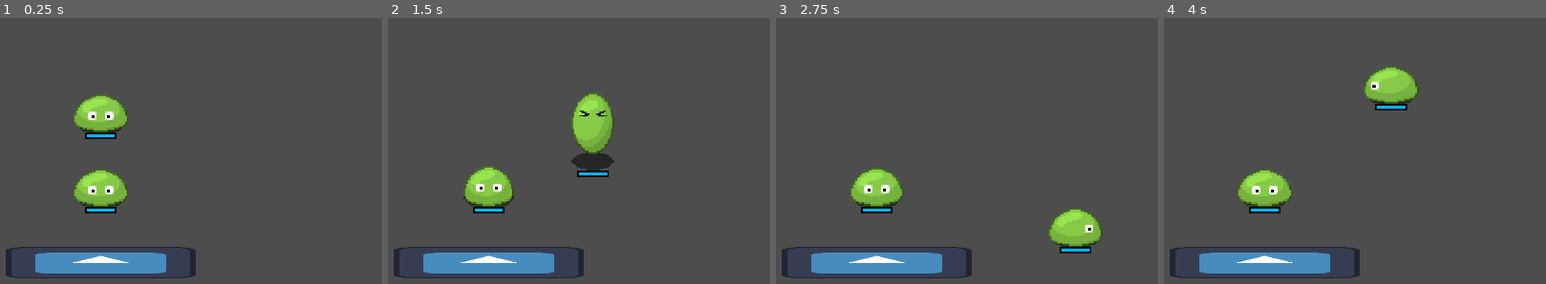
Above: before the commit, frames 1-4 (left to right).
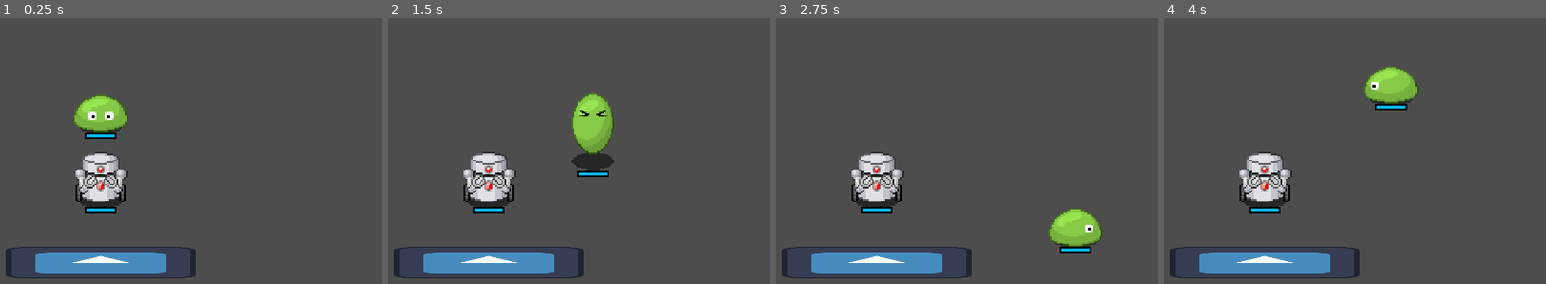
Above: after the commit, the same moments.

Repository: EthanLac13/monsters_vs_machines
Game: Godot game, scene res://scenes/MainScene.tscn
Two runs of this game, one before a commit and one after it. Both use one fixed random seed, a clock stepped at 60 frames per second and the inputs below. The engine's default icon, where the game draws it, is replaced by a stand-in: a white triangle on a blue panel in a dark square.
Inputs:
- Up to frame 1 (0.25 s): no input
- Up to frame 2 (1.5 s): hold Right (InputRight) 0.53-1.28 s; tap Q (UseMove1) at 0.6 s; hold Down (InputDown) from 1.28 s (still down); tap W (UseMove2) at 1.35 s
- Up to frame 3 (2.75 s): release Down (InputDown) at 2.03 s; hold Right (InputRight) from 2.03 s (still down); tap Q (UseMove1) at 2.1 s
- Up to frame 4 (4 s): release Right (InputRight) at 2.78 s; hold Up (InputUp) 2.78-3.53 s; tap W (UseMove2) at 2.85 s; hold Left (InputLeft) from 3.53 s (still down); tap Q (UseMove1) at 3.6 s

The runs differ from the first frame. In frame 1, 2.3% of the frame differs, in the area x 19-34%, y 50-71%; in frame 2, 2.3%; in frame 3, 2.3%; in frame 4, 2.3%.

Commit message:
Worked on animation switching

Diff:
--- a/scenes/EntityTest.tscn
+++ b/scenes/EntityTest.tscn
@@ -22,10 +22,9 @@
 bg_color = Color(1, 1, 1, 1)
 corner_detail = 1
 
-[node name="EntityTest" type="Node2D" unique_id=979850551 node_paths=PackedStringArray("animation_object", "collision_area", "wall_collider")]
+[node name="EntityTest" type="Node2D" unique_id=979850551 node_paths=PackedStringArray("collision_area", "wall_collider")]
 y_sort_enabled = true
 script = ExtResource("1_3uif4")
-animation_object = NodePath("NewAnimTestScene")
 collision_area = NodePath("CollisionParent/CollisionArea")
 wall_collider = NodePath("CollisionParent/WallCollider")
 
--- a/scenes/characters/enemies/sentry_droid/EnemySentryDroid.tscn
+++ b/scenes/characters/enemies/sentry_droid/EnemySentryDroid.tscn
@@ -769,6 +769,7 @@
 [node name="DownParent" type="Node2D" parent="." unique_id=767689334]
 
 [node name="Body" type="Sprite2D" parent="DownParent" unique_id=809420502]
+z_index = 1
 position = Vector2(0, -9)
 texture = ExtResource("2_s6d0t")
 
@@ -853,6 +854,7 @@
 visible = false
 
 [node name="Body" type="Sprite2D" parent="RightParent" unique_id=254515238]
+z_index = 1
 position = Vector2(0, -9)
 texture = ExtResource("2_s6d0t")
 
@@ -904,7 +906,7 @@
 visible = false
 
 [node name="Body" type="Sprite2D" parent="UpParent" unique_id=1125719956]
-z_index = 1
+z_index = 2
 position = Vector2(0, -9)
 texture = ExtResource("2_s6d0t")
 
@@ -983,6 +985,7 @@
 visible = false
 
 [node name="Body" type="Sprite2D" parent="LeftParent" unique_id=582682702]
+z_index = 1
 position = Vector2(0, -9)
 texture = ExtResource("2_s6d0t")
 
--- a/scenes/characters/new_anim_test_scene.gd
+++ b/scenes/characters/new_anim_test_scene.gd
@@ -26,11 +26,23 @@
 
 func _ready() -> void:
 	anim_object = $AnimObject
-	animation_map = $AnimObject.animation_map
-	next_animation_map = $AnimObject.next_animation_map
+	animation_map = anim_object.animation_map
+	next_animation_map = anim_object.next_animation_map
 
-	anim_player = $AnimObject.get_node("AnimationPlayer")
+	set_anim_player()
+
+func set_anim_object(anim_object_string: String):
+	anim_object = load(anim_object_string).instantiate()
+	animation_map = anim_object.animation_map
+	next_animation_map = anim_object.next_animation_map
+
+	set_anim_player()
+
+func set_anim_player():
+	anim_player = anim_object.get_node("AnimationPlayer")
 	anim_player.animation_finished.connect(_on_animation_finished)
+	animation_map = anim_object.animation_map
+	next_animation_map = anim_object.next_animation_map
 
 func change_animation(new_anim: String, anim_dir: int = -1):
 	# Reset the current animation
--- a/scenes/entity_test.gd
+++ b/scenes/entity_test.gd
@@ -4,7 +4,7 @@
 
 @export var faction: int = 0
 
-@export var animation_object: Node2D
+var animation_object
 @export var collision_area: ShapeCast2D
 @export var wall_collider: ShapeCast2D
 
@@ -47,6 +47,11 @@
 
 func _ready() -> void:
 	stats_data = $StatsHolder
+
+	# Create animation object
+	animation_object = $NewAnimTestScene#load("res://scenes/characters/NewAnimTestScene.tscn").instantiate()
+	#add_child(animation_object)
+
 	animation_object.change_animation("idle", move_dir)
 
 	# Load skill scenes
@@ -98,6 +103,15 @@
 	input_left = false
 	input_up = false
 
+func set_sprite(sprite_string: String):
+	# Remove the old animation object
+	animation_object.get_node("AnimObject").queue_free()
+
+	# Create the new animation object
+	var my_sprite = load(sprite_string).instantiate()
+	animation_object.add_child(my_sprite)
+	animation_object.anim_object = my_sprite
+	animation_object.set_anim_player()
 
 func check_for_movement():
 	was_previously_moving = is_moving
--- a/scenes/player_input_controller.gd
+++ b/scenes/player_input_controller.gd
@@ -2,10 +2,15 @@
 
 @export var controlled_object: Node2D
 
+var spawned_enemy
+
 func _ready() -> void:
 	var new_enemy_scene = load("res://scenes/EntityTest.tscn")
 	var new_enemy = new_enemy_scene.instantiate()
+	spawned_enemy = new_enemy
+
 	get_parent().add_child.call_deferred(new_enemy)
+	spawned_enemy.set_sprite.call_deferred("res://scenes/characters/enemies/sentry_droid/EnemySentryDroid.tscn")
 	new_enemy.position.x = 0
 	new_enemy.position.y = 0
 	new_enemy.faction = 1
